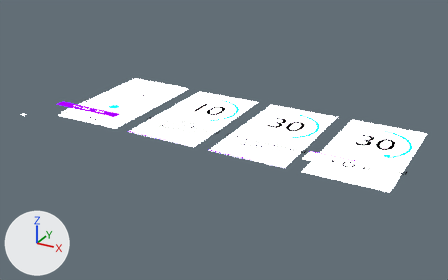
Renders of the Blender file design/design.blend from each side of a commit.
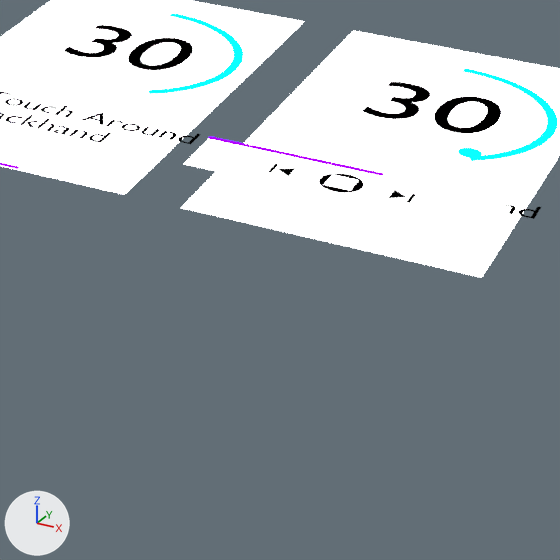
There are two pictures of each version: one whole from a 50 mm lens placed at (30.2, -28.4, 15.6), pointed at (12.1, 4.6, -0.9), one close up on the part from 55% to 92% of the width and 40% to 98% of the height. Lighting does not change. The marker at lower left points along +X, +Y and +Z. Both versions are drawn at frame 13 of the action 'Time Progress.Thumb.001Action.001'; the numbers are the values there. Text is drawn in Blender's own font.

Objects in the first close-up: '03 Work', '04 Work Controls', 'Controls.003', 'Current Exercise.002', 'Interval Progress Track.004', 'Interval Progress Track.005', 'Interval Progress.004', 'Interval Progress.005', 'Interval Time.004', 'Interval Time.005', 'Next Icon.003', 'Previous Icon.003', 'Time Progress.Thumb.001'.
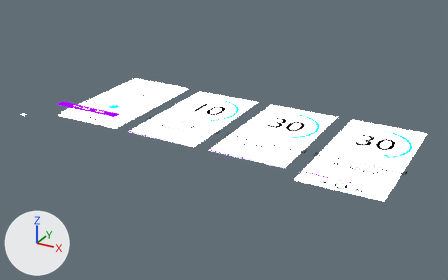
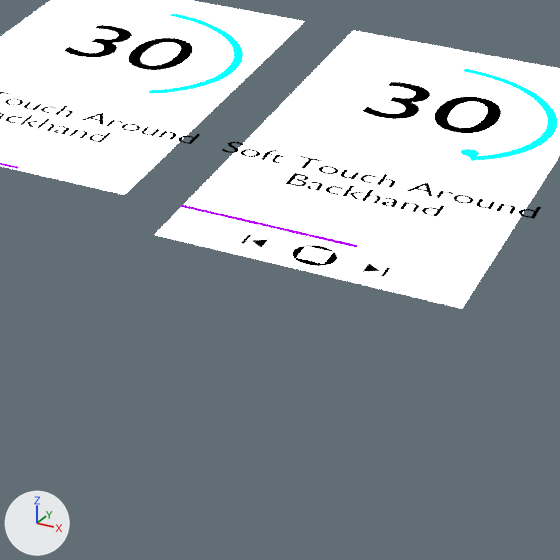
Changed parts and their boxes [x1, y1, x2, y2] in the close-ups (560 x 560 px):
```json
{"object": "Controls.003", "change": "moved", "before": [183, 139, 507, 232], "after": [155, 208, 481, 308]}
{"object": "Next Icon.003", "change": "moved", "before": [374, 183, 430, 210], "after": [348, 256, 405, 285]}
{"object": "Previous Icon.003", "change": "moved", "before": [254, 158, 309, 183], "after": [227, 228, 283, 255]}
{"object": "Training Progress.003", "change": "moved", "before": [209, 136, 384, 176], "after": [181, 205, 358, 248]}
{"object": "Training Progress Track.003", "change": "moved", "before": [208, 138, 507, 203], "after": [181, 207, 483, 277]}
{"object": "Pause Icon.003", "change": "moved", "before": [323, 174, 359, 191], "after": [296, 246, 333, 264]}
{"object": "Pause Button.003", "change": "moved", "before": [319, 173, 363, 193], "after": [292, 245, 337, 266]}
{"object": "Time Progress.Thumb.001", "change": "rescaled", "before": [458, 148, 482, 158], "after": [460, 149, 479, 157], "on screen": "20% narrower, 18% shorter"}
{"object": "Current Exercise.003", "change": "unchanged, uncovered by the edit", "before": [386, 174, 541, 219], "after": [222, 142, 541, 219]}
{"object": "Interval Progress Track.005", "change": "unchanged, covered by the edit", "before": [310, 63, 554, 162]}
{"object": "Interval Progress Track.004", "change": "unchanged, covered by the edit", "before": [16, 9, 242, 95]}
```

Edits to the scene script, one JSON object a line:
```json
{"op": "set", "path": "ob_time_progress_thumb_001.scale", "old": "(1.0, 1.0, 1.0)", "new": "(0.8, 0.8, 0.8)"}
{"op": "set", "path": "ob_controls_003.location", "old": "(2.5, 0.6, 0.8)", "new": "(2.5, -0.5, 0.0)"}
```
